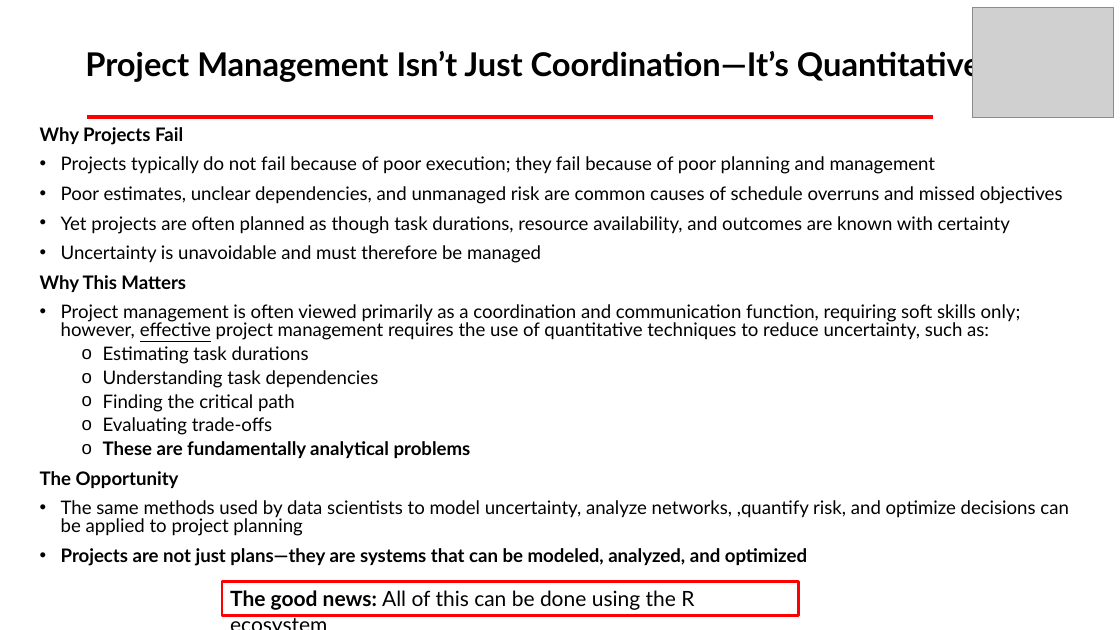
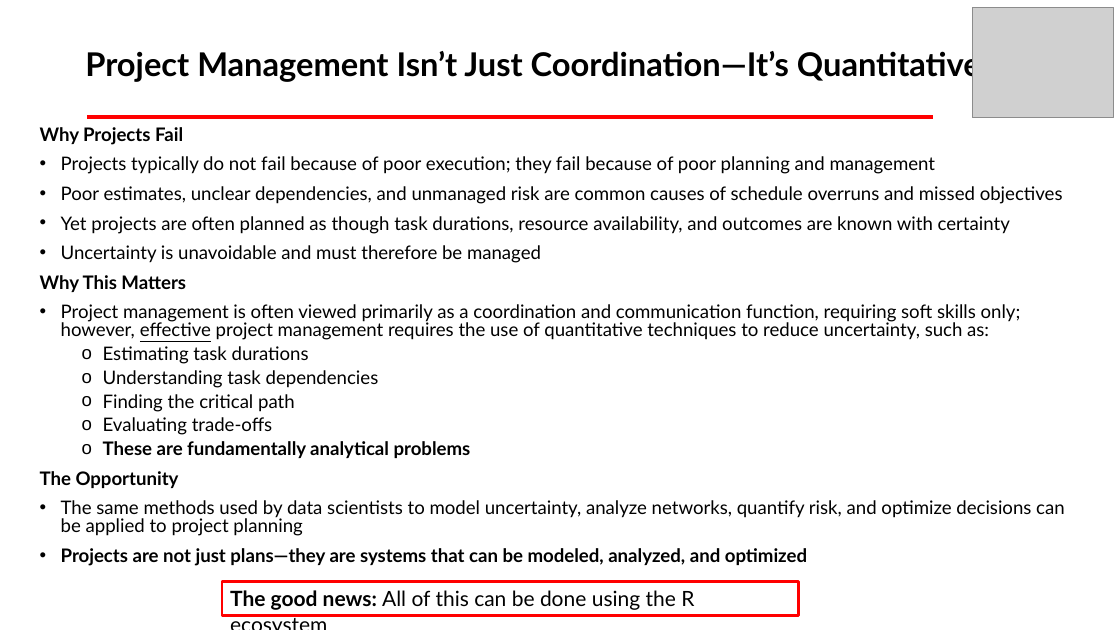
Before and after one commit to garysutton/2026useR, a slide deck: slide 2 of useR.pptx. Drawn at 1120x630 pixels with LibreOffice and Linux fonts; fonts in the diff are those of the drawing; grey boxes stand for pictures. Boxes give left, top, right and bottom in pixels: in the first picture for what was removed or moved away, otherwise in the second. Text is boxed around its words. In the diff, an @@ line names an element or a change of style, - is before the commit and + after.

```diff
--- a/useR.pptx
+++ b/useR.pptx
@@ text at box(61, 500, 1065, 536): text changed @@
-• The same methods used by data scientists to model uncertainty, analyze networks, ,quantify risk, and optimize decisions can be applied to project planning
+• The same methods used by data scientists to model uncertainty, analyze networks, quantify risk, and optimize decisions can be applied to project planning
```
Also in this commit, not shown: 4 other slides changed.
